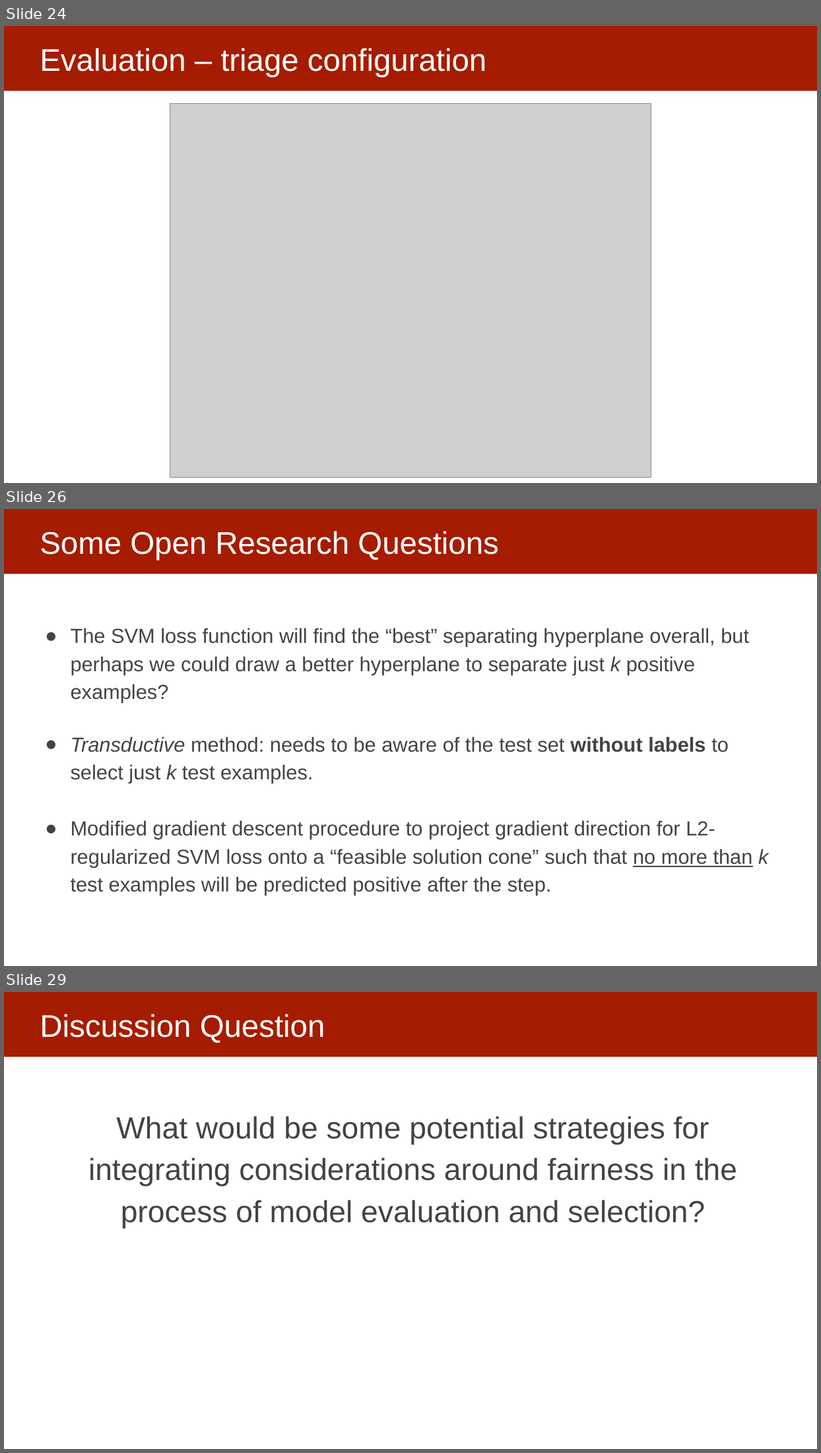
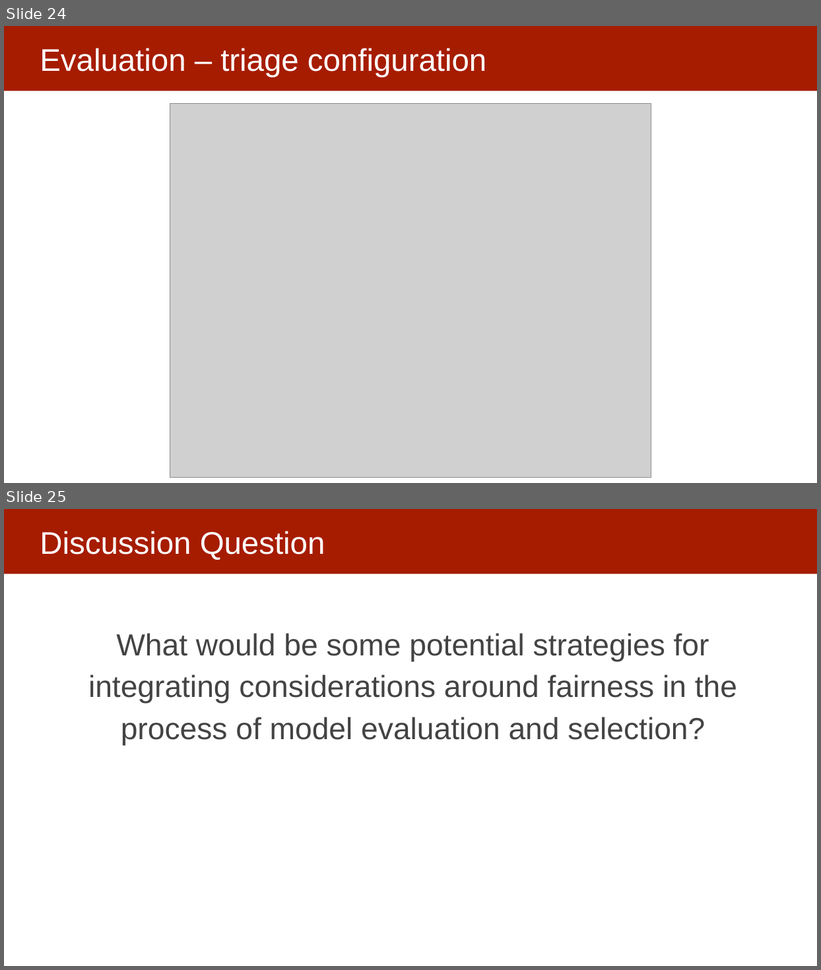
Before and after one commit to dssg/mlforpublicpolicylab, a slide deck: Lectures/10-model-selection-and-validation-part-1.pptx. Shown one above the other, each under a label of ours: slides 24, 26 and 29 before the commit, slides 24 and 25 after it; the slides between them are not shown. The pictures are 821x1453 and 821x970 pixels, drawn with LibreOffice and Linux fonts; fonts in the diff are those of the drawing; grey boxes stand for pictures. Boxes give left, top, right and bottom in pixels: in the first picture for what was removed or moved away, otherwise in the second. Text is boxed around its words. In the diff, an @@ line names an element or a change of style, - is before the commit and + after.

```diff
--- a/Lectures/10-model-selection-and-validation-part-1.pptx
+++ b/Lectures/10-model-selection-and-validation-part-1.pptx
@@ slide 26 removed at (4,509,817,966), background #FFFFFF; not listed: 1 template element that a slide beside it also shows @@
@@ title removed at (40,531,498,560) @@
-Some Open Research Questions
@@ text removed at (71,628,768,896) @@
-● The SVM loss function will find the “best” separating hyperplane overall, but perhaps we could draw a better hyperplane to separate just k positive examples?
-● Transductive method: needs to be aware of the test set without labels to select just k test examples.
-● Modified gradient descent procedure to project gradient direction for L2-regularized SVM loss onto a “feasible solution cone” such that no more than k test examples will be predicted positive after the step.
@@ what was slide 29 is now slide 25 @@
```
Also in this commit, not shown: 3 other slides removed, 1 other file.
